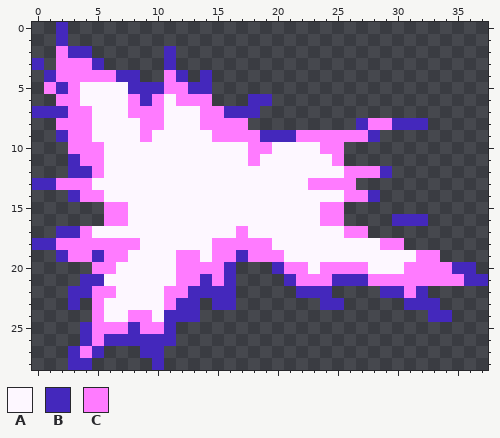
A pixel-art sprite gets an edit: Gondola-pk3/sprites/MM3/Hardman/CRITA0.png. Above, as it was before the edit.
The file is 38x29 pixels.
Palette (. is transparent): A #fdf7ff  B #4428bc  C #ff7bff
Pixels before, first column x 0:
 0 ..B...................................
 1 ..B...................................
 2 ..CBB......B..........................
 3 B.CCCB.....B..........................
 4 .BCCCCCBB..CB.B.......................
 5 .CBCAAAABBBCCBB.......................
 6 ..CCAAAACBCACCC...BB..................
 7 BBBCCAAACCCAAACCBBB...................
 8 ..CCCAAAACCAAACCCC.........BCCBBB.....
 9 ..BCCAAAACAAAAACCCCBBBCCCCCCB.........
10 ...CCCAAAAAAAAAAAACCAAAACC............
11 ...BCCAAAAAAAAAAAACAAAAAAC............
12 ...BBCAAAAAAAAAAAAAAAAAAAACCCB........
13 BBCCCAAAAAAAAAAAAAAAAAACCCC...........
14 ...BCCAAAAAAAAAAAAAAAAAAAACCB.........
15 ......CCAAAAAAAAAAAAAAAACC............
16 ......CCAAAAAAAAAAAAAAAACC....BBB.....
17 ..BBCAAAAAAAAAAAACAAAAAAAACC..........
18 BBCCCCCCCAAAAAACCCCCAAAAAAAAACC.......
19 ..BCCBCCAAAACCACCBCCCAAAAAAAAAAACC....
20 .....CCAAAAACCCCB...BCCACCCCAAACCCCBB.
21 ....BBAAAAAACCBCB....BCCCBBBCCCCCCCCBB
22 ...BBCCAAAACCBBBB.....BBB....BBCB.....
23 ...B.CAAAAACBB.BB.......BB.....BBB....
24 .....CAACCABBB...................BB...
25 ....BCCCBCCB..........................
26 ....BCBBBBBB..........................
27 ...BCB...BB...........................
28 ...BB.....B...........................
New version:
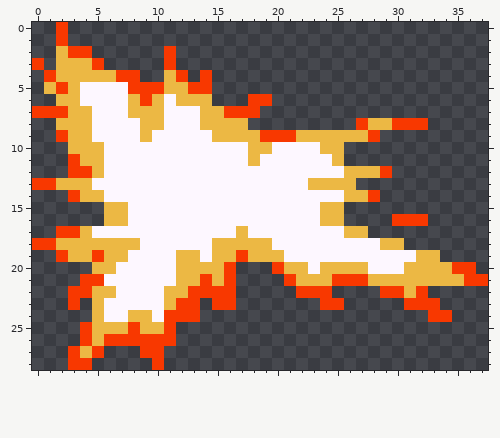
Difference:
colour B: #4428bc -> #f83800
colour C: #ff7bff -> #ecb844
Boxes around the changes in both pictures, in picture pixels (x1, y1, x2, y2):
changed: (32, 22, 488, 370)
